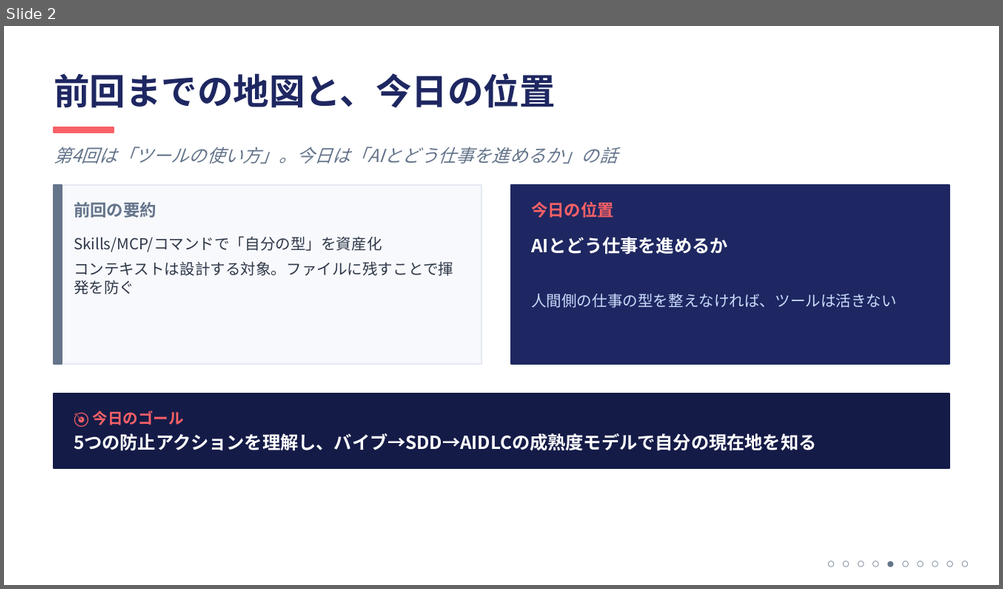
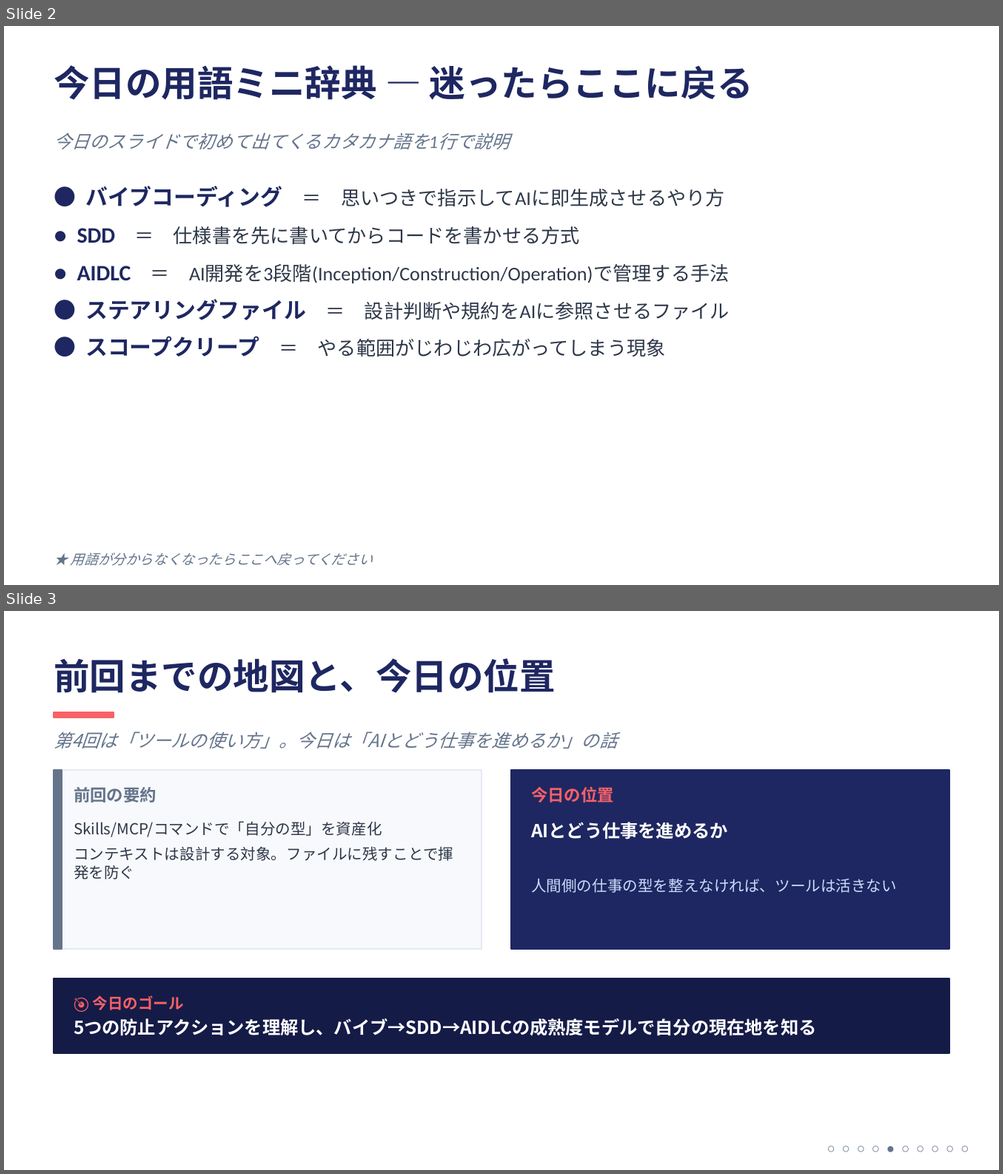
Before and after one commit to ktsuchida11/ClaudeWorkshop, a slide deck: session5/session5_full.pptx. Shown one above the other, each under a label of ours: slide 2 before the commit, slides 2 and 3 after it. The pictures are 1003x589 and 1003x1174 pixels, drawn with LibreOffice and Linux fonts; fonts in the diff are those of the drawing. Boxes give left, top, right and bottom in pixels: in the first picture for what was removed or moved away, otherwise in the second. Text is boxed around its words. In the diff, an @@ line names an element or a change of style, - is before the commit and + after.

```diff
--- a/session5/session5_full.pptx
+++ b/session5/session5_full.pptx
@@ slide 2 added at [4,26,999,585], background #FFFFFF @@
@@ text added at [54,65,753,100], 26 pt, text #1E2761, bold @@
+今日の用語ミニ辞典 ― 迷ったらここに戻る
@@ text added at [54,133,429,150], 13 pt, text #64748B, italic @@
+今日のスライドで初めて出てくるカタカナ語を1行で説明
@@ text added at [77,186,729,357], 14 pt, text #2D3748 @@
+● バイブコーディング ＝ 思いつきで指示してAIに即生成させるやり方
+● SDD ＝ 仕様書を先に書いてからコードを書かせる方式
+● AIDLC ＝ AI開発を3段階(Inception/Construction/Operation)で管理する手法
+● ステアリングファイル ＝ 設計判断や規約をAIに参照させるファイル
+● スコープクリープ ＝ やる範囲がじわじわ広がってしまう現象
@@ text added at [71,553,373,566], 10 pt, text #64748B, italic @@
+★ 用語が分からなくなったらここへ戻ってください
@@ what was slide 2 is now slide 3 @@
```
Also in this commit, not shown: 4 slides changed.
